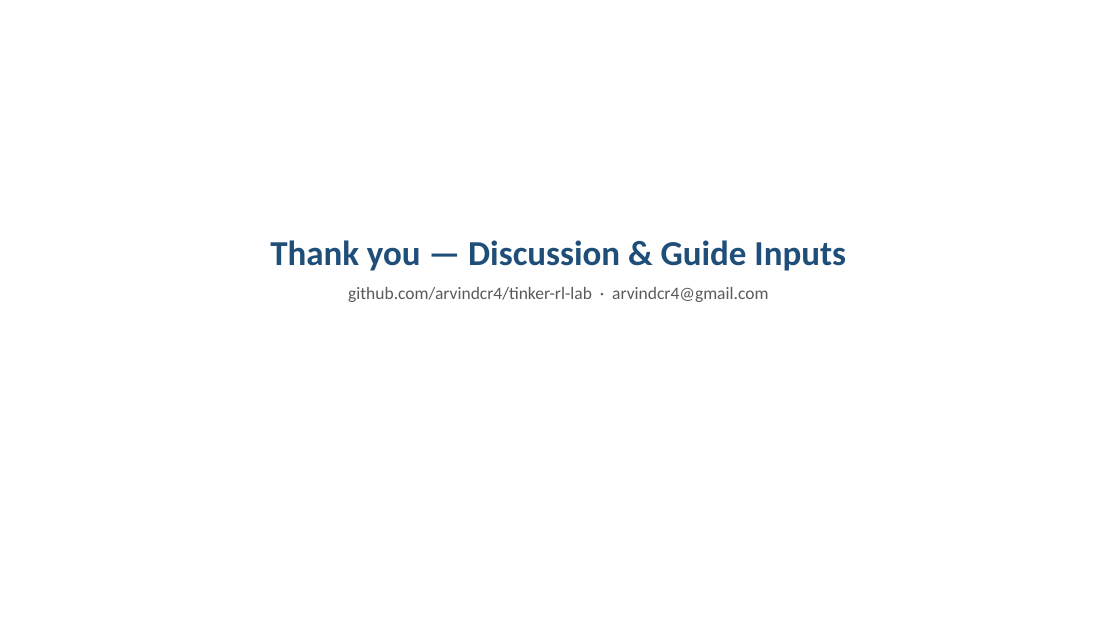
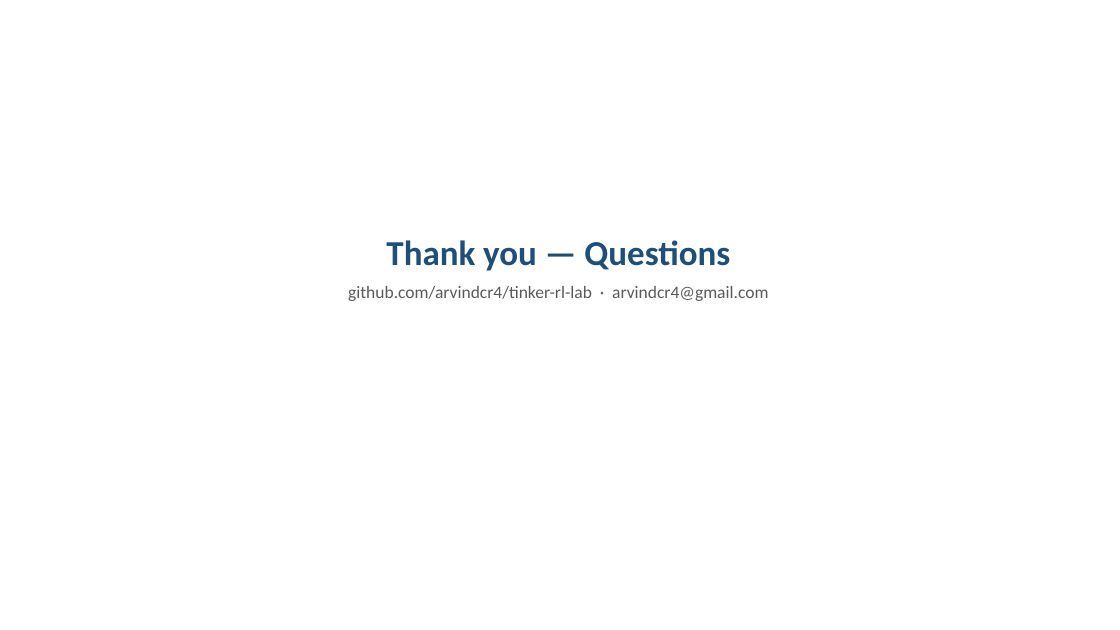
Before and after one commit to arvindcr4/tinker-rl-lab, a slide deck: slide 15 of outputs/PESU_MTech_Phase1_Session1_Review_ArvindCR.pptx (slide 13 before the commit). Drawn at 1120x630 pixels with LibreOffice and Linux fonts; fonts in the diff are those of the drawing. Boxes give left, top, right and bottom in pixels: in the first picture for what was removed or moved away, otherwise in the second. Text is boxed around its words. In the diff, an @@ line names an element or a change of style, - is before the commit and + after.

```diff
--- a/outputs/PESU_MTech_Phase1_Session1_Review_ArvindCR.pptx
+++ b/outputs/PESU_MTech_Phase1_Session1_Review_ArvindCR.pptx
@@ text at [386,240,730,271]: text changed @@
-Thank you — Discussion & Guide Inputs
+Thank you — Questions
```
Also in this commit, not shown: 2 other slides changed, 12 slides added, 10 slides removed, 1 other file.
